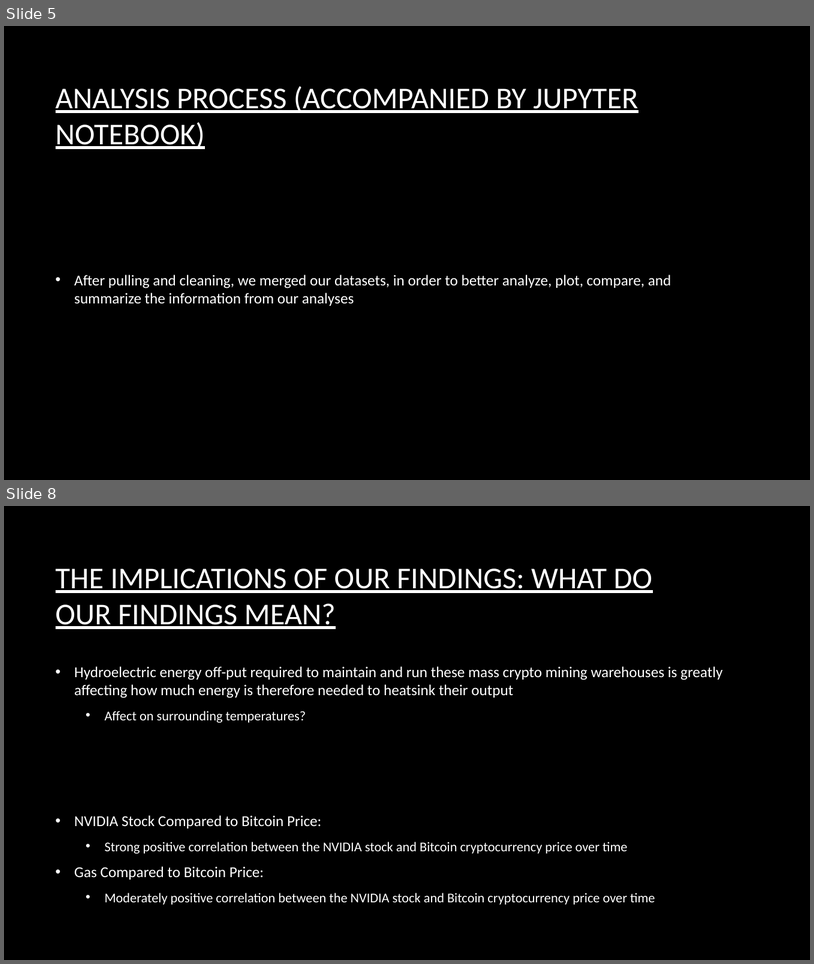
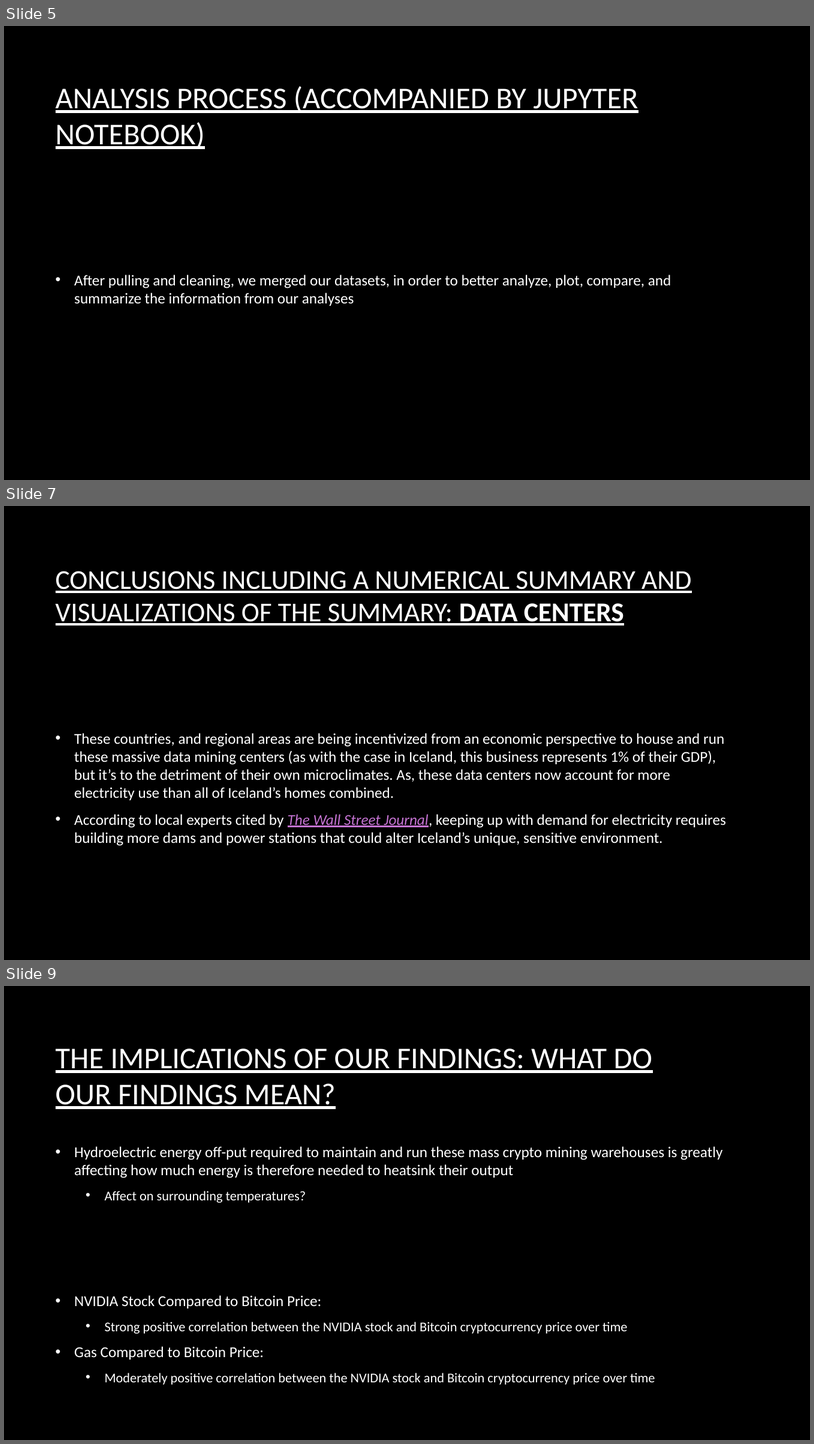
Before and after one commit to CharlotteC21/Cryptocurreny-Trend-Analysis-Group-Project, a slide deck: Crypto Trend Group Project.pptx. Shown one above the other, each under a label of ours: slides 5 and 8 before the commit, slides 5, 7 and 9 after it; the slides between them are not shown. The pictures are 814x964 and 814x1444 pixels, drawn with LibreOffice and Linux fonts; fonts in the diff are those of the drawing; background and template pictures are left out. Boxes give left, top, right and bottom in pixels: in the first picture for what was removed or moved away, otherwise in the second. Text is boxed around its words. In the diff, an @@ line names an element or a change of style, - is before the commit and + after.

```diff
--- a/Crypto Trend Group Project.pptx
+++ b/Crypto Trend Group Project.pptx
@@ slide 7 added at [4,506,810,960], background picture (left out) @@
@@ title added at [56,571,692,625], 32.4 pt, text #FFFFFF, underline @@
+CONCLUSIONS INCLUDING A NUMERICAL SUMMARY AND VISUALIZATIONS OF THE SUMMARY: DATA CENTERS
@@ text added at [74,733,726,846], 18 pt, text #FFFFFF @@
+• These countries, and regional areas are being incentivized from an economic perspective to house and run these massive data mining centers (as with the case in Iceland, this business represents 1% of their GDP), but it’s to the detriment of their own microclimates. As, these data centers now account for more electricity use than all of Iceland’s homes combined.
+• According to local experts cited by The Wall Street Journal, keeping up with demand for electricity requires building more dams and power stations that could alter Iceland’s unique, sensitive environment.
@@ what was slide 8 is now slide 9 @@
```
Also in this commit, not shown: 3 slides changed.
